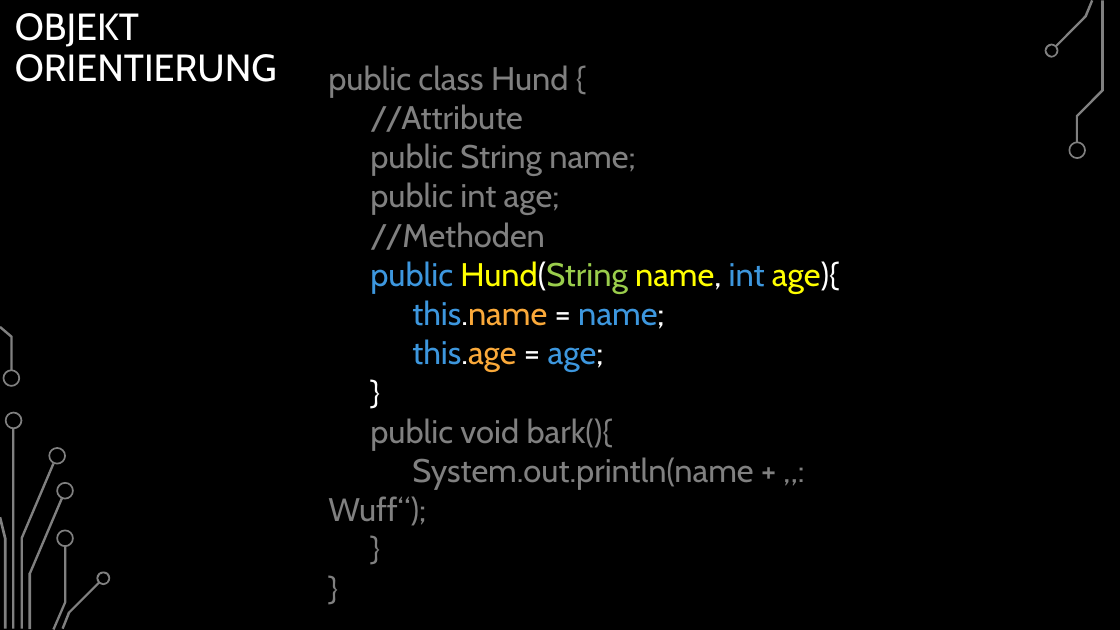
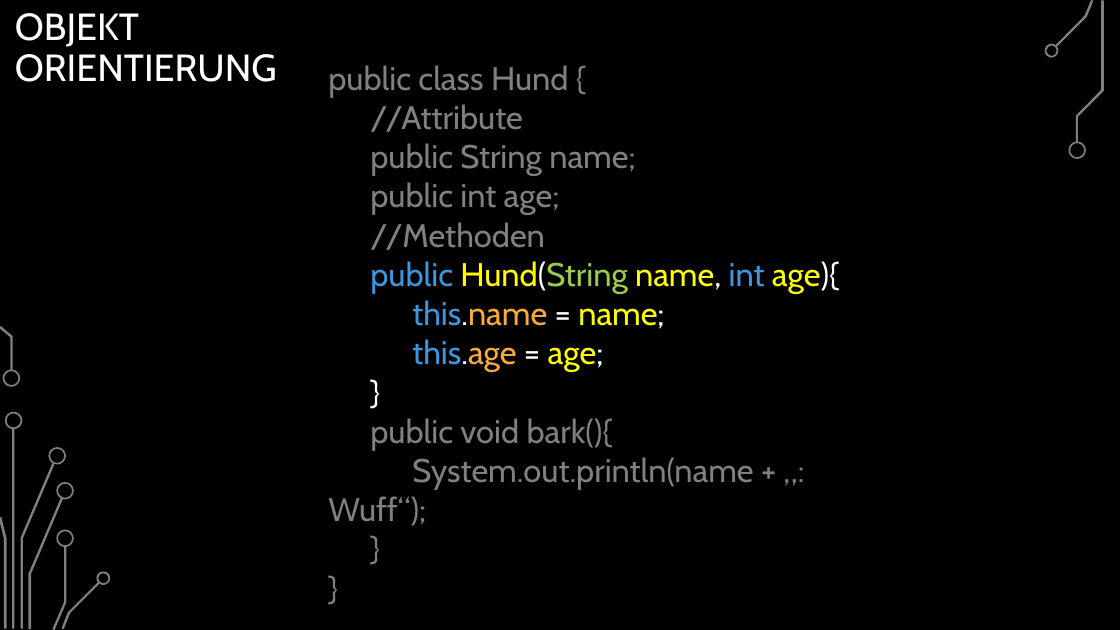
Before and after one commit to BelmontR/Java-Tutorial-Course, a slide deck: slide 75 of Java Grundkurs.pptx (slide 76 before the commit). Drawn at 1120x630 pixels with LibreOffice and Linux fonts; fonts in the diff are those of the drawing; background and template pictures are left out. Boxes give left, top, right and bottom in pixels: in the first picture for what was removed or moved away, otherwise in the second. Text is boxed around its words. In the diff, an @@ line names an element or a change of style, - is before the commit and + after.

```diff
--- a/Java Grundkurs.pptx
+++ b/Java Grundkurs.pptx
@@ text at <box>412,300,664,372</box>: text colour #3D97DE to #FFFF00 in "name;", "age;" @@
```
Also in this commit, not shown: 3 other slides changed, 1 slide removed, 4 other files.
